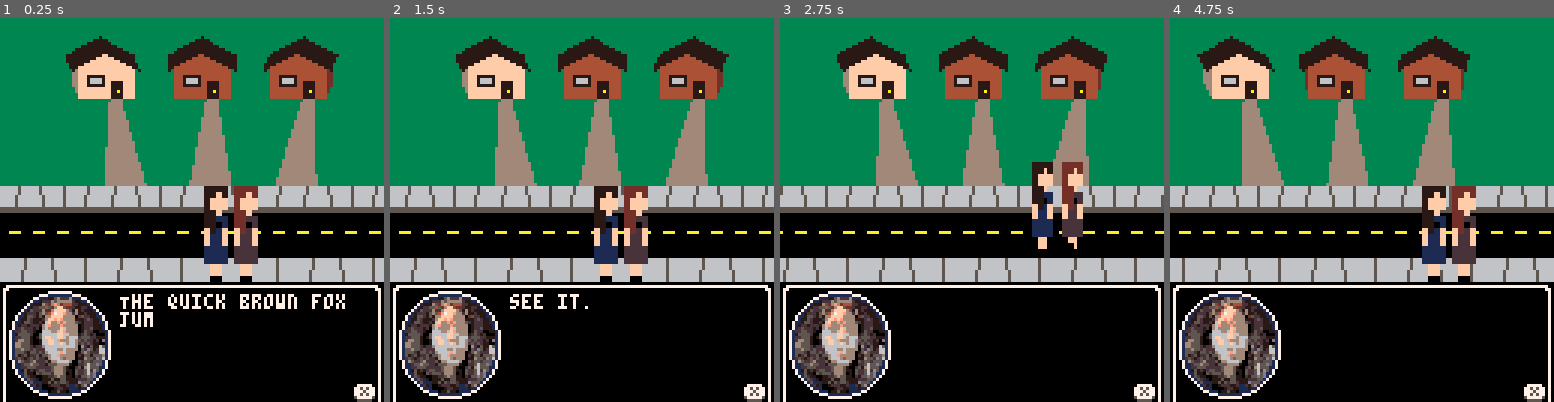
Above: before the commit, frames 1-4 (left to right).
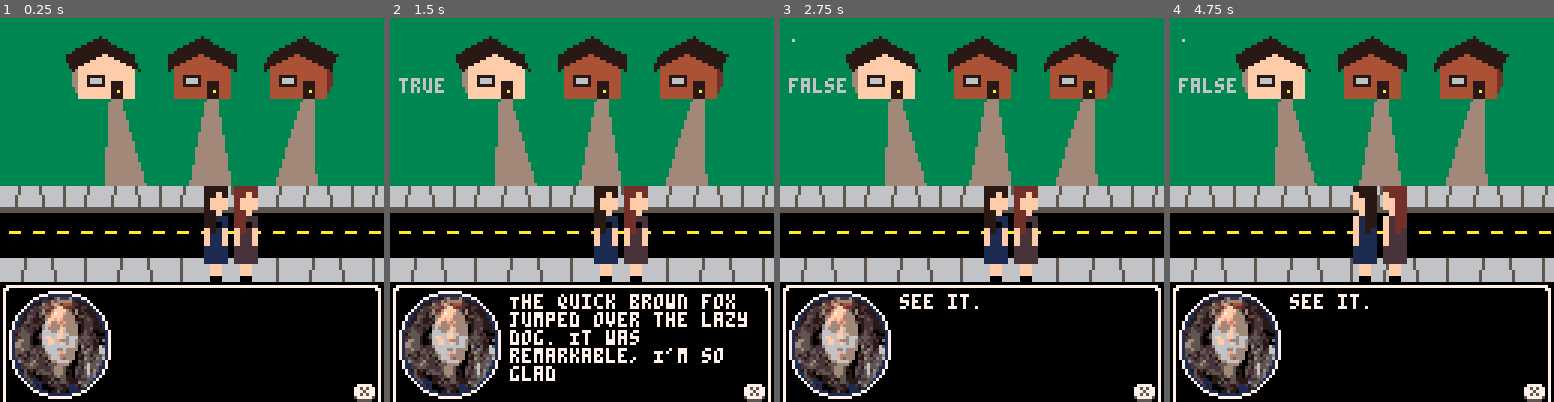
Above: after the commit, the same moments.

Repository: Minimistro32/kate
Game: PICO-8 cartridge kate.p8
Two runs of this game, one before a commit and one after it. Both use one fixed random seed, a clock stepped at 60 frames per second and the inputs below.
Inputs:
- Up to frame 1 (0.25 s): no input
- Up to frame 2 (1.5 s): tap X (X key) at 0.33, 1.07 s; tap O (Z key) at 0.7 s
- Up to frame 3 (2.75 s): hold Right 1.6-2.1 s; tap O (Z key) at 1.7, 2.1, 2.5 s; tap X (X key) at 1.85 s; hold Up 2.15-2.42 s; hold Right from 2.47 s (still down)
- Up to frame 4 (4.75 s): tap O (Z key) every 0.4 s from 2.9 to 4.5 s; tap X (X key) at 2.97, 4.08 s; release Right at 3.03 s; hold Left 3.08-3.58 s; hold Down 3.63-3.97 s; hold Right 4.02-4.68 s; hold Up from 4.73 s (still down)

The runs differ from the first frame. In frame 1, 1.1% of the frame differs, in the area x 31-90%, y 71-81%; in frame 2, 3.8%; in frame 3, 15%; in frame 4, 27%, in the area x 2-99%, y 4-76%.

Commit message:
Refactor

Diff:
--- a/kate.p8
+++ b/kate.p8
@@ -2,11 +2,11 @@
 version 41
 __lua__
 -- INIT
+#include textbox.lua
+#include pointer.lua
+
 function _init()
-	--pointer
-	should_point = false
-	point_x = 64
-	point_y = 64
+	should_point = init_point(false)
 
 	--palette controls
 	poke(0x5f2e,1) --persist pal swap
@@ -14,7 +14,7 @@
 
 	pal_swap_screen_segment()
 
-	timer = 0
+	frame = 0
 	x_scroll = 16
 	can_scroll_back = false
 
@@ -79,18 +79,7 @@
 	-- music(0,0,9)
 
 	--text
-	text_box={
-		x1=40,
-		y1=92,
-		x2=122,
-		y2=120,
-		sfx=0,
-		text=nil,
-		buffer="The quick brown fox jumped over the lazy dog. It was remarkable, I'm so glad I was able to see it.",--\rMOAR",
-		start=nil,
-		flushed=false,
-		paginated=false
-	}
+	tb = init_text_box()
 end
 
 function add_houses(n)
@@ -118,13 +107,18 @@
 	kate_scale = min(max(((y_pos-4)/32)^2, 0.4), 2) --literal magic
 
 	--input
+	x_pressed = btn(5)
 	if should_point then
 		upd_point()
+		moving = false
+	elseif tb.is_active then
+		if btnp(5) then --x
+			cycle_text_box(tb)
+		end
 		moving = false
 	else
 		speed_scale = min(((y_pos)/56)^2, 1) --literal magic (56?)
 		moving = btn() & 0x0f > 0
-
 		if btn(0) then
 			if y_pos > 39 and x_pos < 12 and x_scroll % 128 > 10 then
 				x_scroll-=0.5
@@ -149,12 +143,11 @@
 			y_pos+=(1*speed_scale)
 			facing_cam = true
 		end
-	end
-	if btn(5) then
-		pressed = true
-		upd_text_box(text_box)
-	end
-	pressed = btn(5) --x; z is 4
+		if btnp(4) then --z
+			queue_text_box(tb, "The quick brown fox jumped over the lazy dog. It was remarkable, I'm so glad I was able to see it.")
+			cycle_text_box(tb)
+		end
+	end
 
 	--cycles houses
 	if x_scroll % 128 == 0 and should_cycle_once then
@@ -167,14 +160,9 @@
 		should_cycle_once = true
 	end
 
-	timer += 1
-end
-
-function upd_text_box(tb)
-	if tb.start != nil and tb.flushed then
-		tb.start = nil
-	end
-end
+	frame += 1
+end
+
 
 -->8
 --DRAW
@@ -195,8 +183,8 @@
 	--controls
 	slide=1
 	ovalfill(justify(1,9,slide),124,justify(1,3,slide),127,5)
-	print('★',justify(7,3,slide),122+tonum(pressed),5)
-	print('❎',justify(7,3,slide),122+tonum(pressed),7)
+	print('★',justify(7,3,slide),122+tonum(x_pressed),5)
+	print('❎',justify(7,3,slide),122+tonum(x_pressed),7)
 
 	slide=abs(slide-1)
 
@@ -217,10 +205,9 @@
 	palt(0, false)
 	palt(14, true)
 	draw_ui()
-	draw_text_box(text_box, 100)
-
-	-- print(x_pos, y_pos)
-	-- print(x_scroll % 128)
+	if tb.is_active then
+		drw_text_box(tb, 100)
+	end
 
 	--sidewalk
 	for i=0,4 do
@@ -239,17 +226,18 @@
 	end
 
 	--kate
-	sspr(40 + 40 * tonum(facing_cam) + 8 * tonum(moving) * (flr(timer / 5) % 4), 0, 8, 16, x_pos, y_pos, 8 * kate_scale, 16 * kate_scale)
+	sspr(40 + 40 * tonum(facing_cam) + 8 * tonum(moving) * (flr(frame / 5) % 4), 0, 8, 16, x_pos, y_pos, 8 * kate_scale, 16 * kate_scale)
 	--comp
 	pal(12,comp_hair)
 	pal(1,comp_dress)
-	sspr(40 + 40 * tonum(facing_cam) + 8 * tonum(moving) * abs((flr(timer / 5) % 4)-3), 0, 8, 16, x_pos + 5 * kate_scale, y_pos, 8 * kate_scale, 16 * kate_scale)
+	sspr(40 + 40 * tonum(facing_cam) + 8 * tonum(moving) * abs((flr(frame / 5) % 4)-3), 0, 8, 16, x_pos + 5 * kate_scale, y_pos, 8 * kate_scale, 16 * kate_scale)
 	pal(12,12)
 	pal(1,1)
 
 	palt()
+
 	if should_point then
-		draw_point(2, 14)
+		drw_point(2, 14)
 	end
 end
 
@@ -294,83 +282,6 @@
 
 -->8
 --HELPERS
-function draw_text_box(tb, speed)
-	if tb.start == nil then
-		tb.start = time()
-		tb.flushed = false
-		tb.text = nil
-		tb.paginated = false
-	end
-	if tb.text == nil then
-		local screens = split(tb.buffer,'\r')
-		tb.text = screens[1]
-		tb.buffer=sub(tb.buffer,#tb.text+2) --one to move to next screen, two for \r
-	end
-
-	--add linebreaks
-	local text = split(tb.text,"")
-	local x=tb.x1
-	local y=tb.y1
-	local last_space=nil
-
-	for i=1,#text do
-		if text[i]==" " then
-			last_space=i
-		end
-
-		if x >= tb.x2 then
-			if last_space == nil then
-				add(text,'\n',i)
-			else
-				text[last_space]='\n'
-			end
-			x=tb.x1+((i-last_space)*4)
-			y+=6
-
-			if y >= tb.y2 then
-				--? add ... and boot three chars to buffer
-				tb.buffer=sub(tb.text,-(#text-last_space))..(tb.buffer!="" and '\r'..tb.buffer or "")
-				tb.text=sub(tb.text,1,-(#text-last_space+1))
-				tb.paginated=true
-				break
-			end
-
-			last_space=nil
-		else
-			x+=4
-		end
-
-	end
-
-	-- print
-	y=tb.y1
-	x=tb.x1
-	for i, letter in pairs(text) do
-		if i >= (time() - tb.start) * speed then
-			return
-		end
-		if letter=='\n'then
-			y+=6
-			x=tb.x1
-		else
-			print(letter,x,y,7)
-			x+=4
-		end
-	end
-	if tb.paginated then
-		print('...',tb.x1,y+6)
-	end
-
-	--clear the text
-	tb.flushed=true
-end
-
-function join(t,delim)
-	str = ''
-	for v in all(t) do
-		str=str..v..delim
-	end
-end
 
 function tan(x) return sin(x) / cos(x) end
 
@@ -410,30 +321,6 @@
 	memset(0x5f7b,0xff,7)
 end
 
-function upd_point()
-	if (btn(0)) then
-		point_x-=1
-	end
-	if (btn(1)) then
-		point_x+=1
-	end
-	if (btn(2)) then
-		point_y-=1
-	end
-	if (btn(3)) then
-		point_y+=1
-	end
-end
-
-function draw_point(cursor_col, point_col)
-	prev = color(cursor_col)
-	line(point_x-2,point_y,point_x+2,point_y)
-	line(point_x,point_y+2,point_x,point_y-2)
-	print(point_x, 1, 1)
-	print(point_y, 1, 7)
-	pset(point_x, point_y,point_col)
-	color(prev)
-end
 
 -->8
 --JUNK
--- /dev/null
+++ b/pointer.lua
@@ -0,0 +1,31 @@
+--include these in their respective callback functions
+function init_point(enabled)
+	point_x = 64
+	point_y = 64
+    return enabled --doesn't do anything at the minute <shrug>
+end
+
+function upd_point()
+	if (btn(0)) then
+		point_x-=1
+	end
+	if (btn(1)) then
+		point_x+=1
+	end
+	if (btn(2)) then
+		point_y-=1
+	end
+	if (btn(3)) then
+		point_y+=1
+	end
+end
+
+function drw_point(cursor_col, point_col)
+	prev = color(cursor_col)
+	line(point_x-2,point_y,point_x+2,point_y)
+	line(point_x,point_y+2,point_x,point_y-2)
+	print(point_x, 1, 1)
+	print(point_y, 1, 7)
+	pset(point_x, point_y,point_col)
+	color(prev)
+end
--- /dev/null
+++ b/textbox.lua
@@ -0,0 +1,124 @@
+-- SAMPLE TEXTBOX
+-- text_box={
+--     x1=40,
+--     y1=92,
+--     x2=122,
+--     y2=120,
+--     sfx=0,
+--     text=nil,
+--     buffer="The quick brown fox jumped over the lazy dog. It was remarkable, I'm so glad I was able to see it.",--\rMOAR",
+--     start=nil,
+--     flushed=false,
+--     paginated=false
+-- }
+
+function init_text_box()
+	return {
+        --PUBLIC
+        is_active=false,
+		sfx=0,
+
+        --PRIVATE
+        --pos data
+		x1=40,
+		y1=92,
+		x2=122,
+		y2=120,
+        --state
+        print_chars=nil, --preprocessed letters
+		box_text=nil,--words on screen
+		buffer="",--\r for page breaks",
+		t_start=nil,
+		box_full=true, --filled up the screen
+		ellipsis=false
+	}
+end
+
+function queue_text_box(tb, text)
+    if tb.box_text == "" then
+        tb.box_text..=text
+    else
+        tb.buffer..=text
+    end
+end
+
+function cycle_text_box(tb)
+    tb.is_active = true
+
+    if tb.box_full then --resets box animation when full
+        tb.t_start=time()
+        tb.box_text=nil
+        tb.ellipsis=false
+        tb.box_full=false
+    end
+    if tb.box_text == nil then
+        local screens = split(tb.buffer,'\r')
+        tb.box_text = screens[1]
+        tb.is_active = tb.box_text != ''
+        tb.buffer=sub(tb.buffer,#tb.box_text+2) --one to move to next screen, two for \r
+    end
+
+    --add linebreaks
+    tb.print_chars = split(tb.box_text,"")
+    local x=tb.x1
+    local y=tb.y1
+    local last_space=nil
+
+    for i=1,#tb.print_chars do
+        if tb.print_chars[i]==" " then
+            last_space=i
+        end
+
+        if x >= tb.x2 then
+            if last_space == nil then
+                add(tb.print_chars,'\n',i)
+            else
+                tb.print_chars[last_space]='\n'
+            end
+            x=tb.x1+((i-last_space)*4)
+            y+=6
+
+            if y >= tb.y2 then
+                --? add ... and boot three chars to buffer
+                tb.buffer=sub(tb.box_text,-(#tb.print_chars-last_space))..(tb.buffer!="" and '\r'..tb.buffer or "")
+                tb.box_text=sub(tb.box_text,1,-(#tb.print_chars-last_space+1))
+                for i=1,#tb.print_chars-last_space+1 do
+                    deli(tb.print_chars)
+                end
+                tb.ellipsis=true
+                break
+            end
+
+            last_space=nil
+        else
+            x+=4
+        end
+    end
+end
+
+--DRAW
+function drw_text_box(tb, speed)
+    print(tb.print_chars[#tb.print_chars], 3,3)
+    print(tb.ellipsis, 3,20)
+
+	local y=tb.y1
+	local x=tb.x1
+	for i, letter in pairs(tb.print_chars) do
+		if i >= (time() - tb.t_start) * speed then
+			return
+		end
+		if letter=='\n'then
+			y+=6
+			x=tb.x1
+		else
+			print(letter,x,y,7)
+			x+=4
+		end
+	end
+	if tb.ellipsis then
+		print('...',tb.x1,y+6)
+	end
+
+	--clear the text
+	tb.box_full=true
+end
